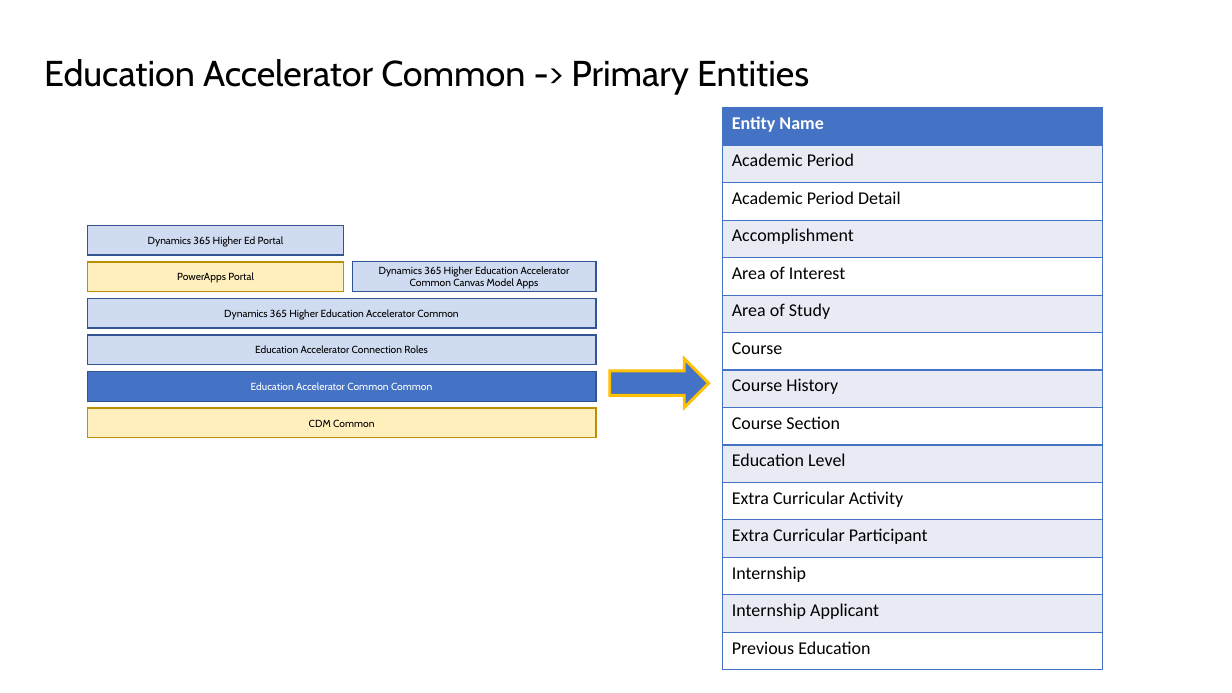
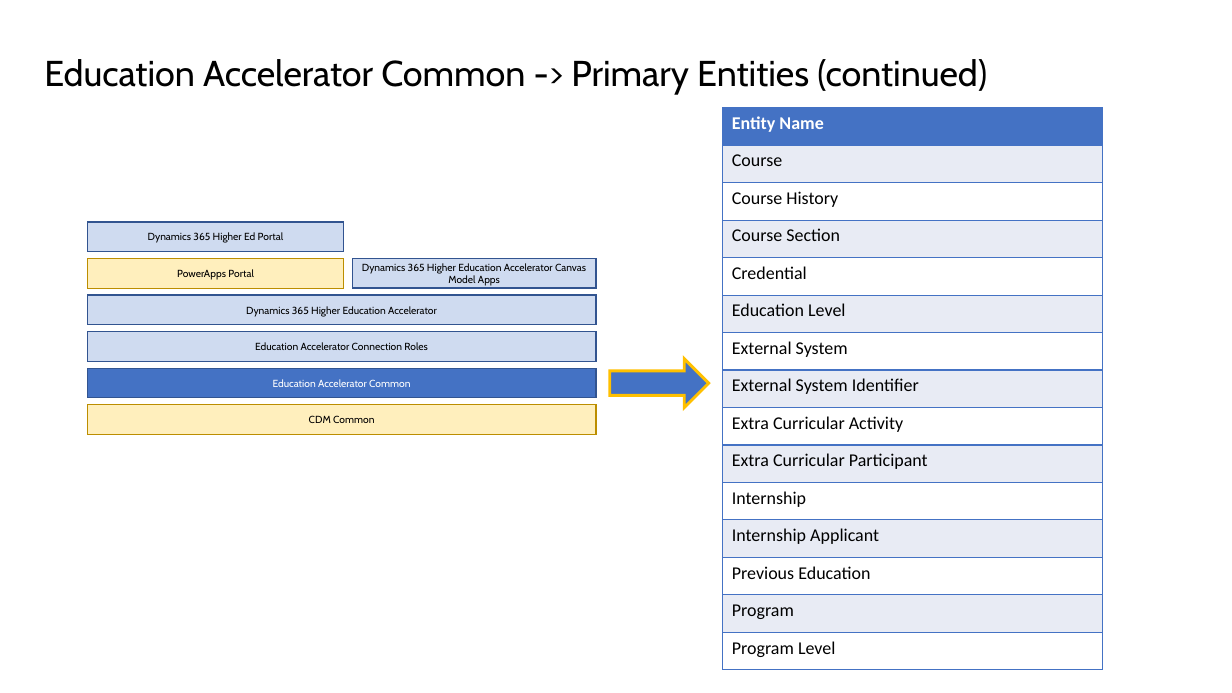
Before and after one commit to microsoft/Industry-Accelerator-Education, a slide deck: slide 3 of documentation/Higher.Education.Solution.Packaging.Design & ERD.pptx (slide 2 before the commit). Drawn at 1232x693 pixels with LibreOffice and Linux fonts; fonts in the diff are those of the drawing. Boxes give left, top, right and bottom in pixels: in the first picture for what was removed or moved away, otherwise in the second. Text is boxed around its words. In the diff, an @@ line names an element or a change of style, - is before the commit and + after.

```diff
--- a/documentation/Higher.Education.Solution.Packaging.Design & ERD.pptx
+++ b/documentation/Higher.Education.Solution.Packaging.Design & ERD.pptx
@@ text at (44, 59, 987, 95): text changed @@
-Education Accelerator Common -> Primary Entities
+Education Accelerator Common -> Primary Entities (continued)
@@ table at (723, 108, 1103, 670) @@
-row 2: Academic Period
-row 3: Academic Period Detail
-row 4: Accomplishment
-row 5: Area of Interest
-row 6: Area of Study
+row 5: Credential
+row 7: External System
+row 8: External System Identifier
+row 14: Program
+row 15: Program Level
@@ text in rectangle at (362, 263, 586, 286): text changed @@
-Dynamics 365 Higher Education Accelerator Common Canvas Model Apps
+Dynamics 365 Higher Education Accelerator Canvas Model Apps
@@ 4 rectangles: place and size @@
-4 rectangles at (88, 226, 596, 438)
+4 rectangles at (88, 222, 596, 434)
@@ text in rectangle at (246, 306, 437, 316): text changed @@
-Dynamics 365 Higher Education Accelerator Common
+Dynamics 365 Higher Education Accelerator
@@ text in rectangle at (273, 379, 410, 387): text changed @@
-Education Accelerator Common Common
+Education Accelerator Common
```
Also in this commit, not shown: 12 other slides changed, 1 slide added, 33 other files.
